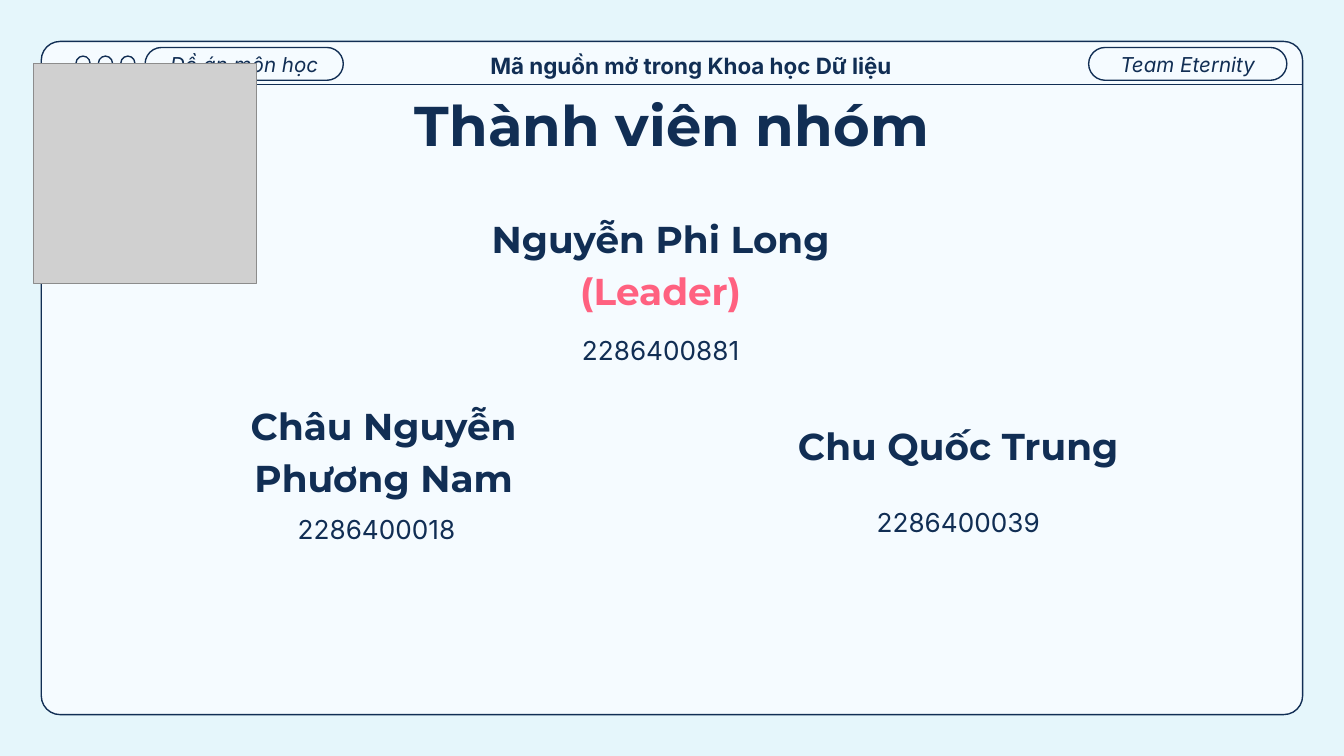
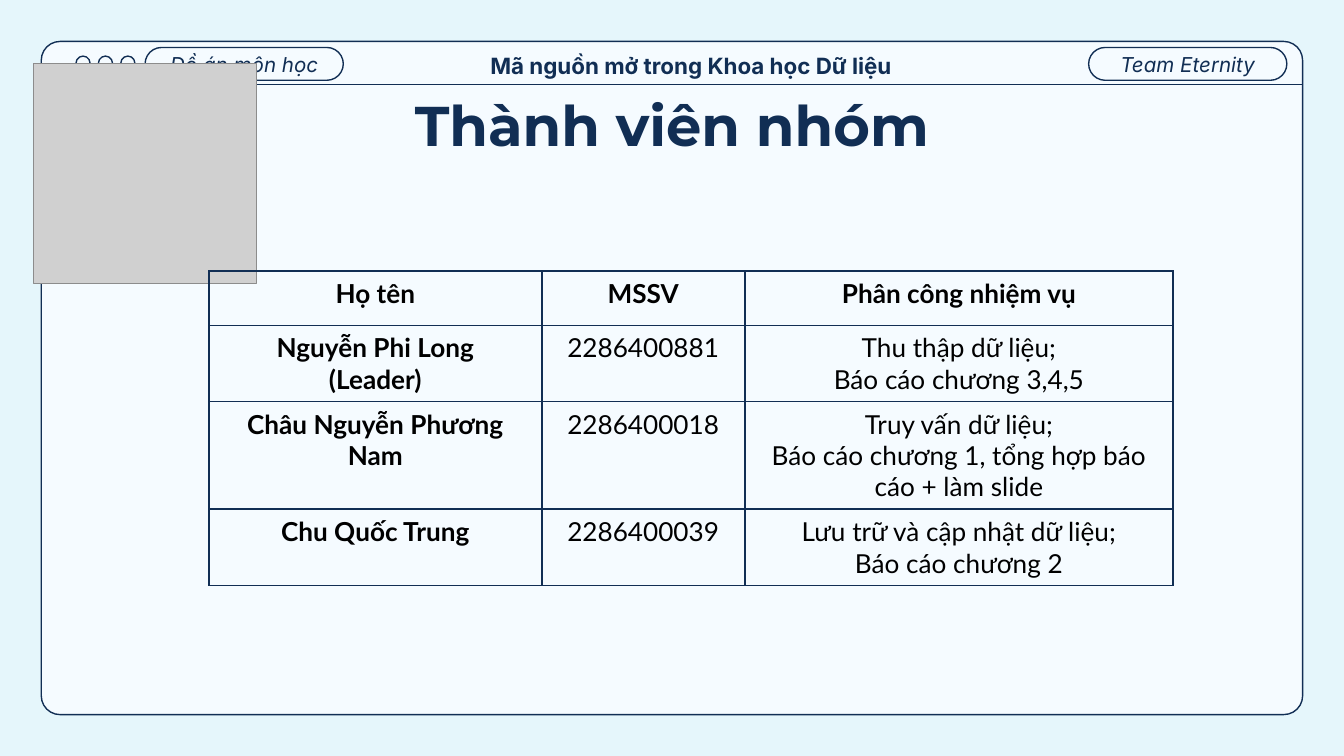
Before and after one commit to longnguyen3774/osds-eternity, a slide deck: slide 2 of Slide_File báo cáo đồ án/Đồ án môn học OSDS.pptx. Drawn at 1344x756 pixels with LibreOffice and Linux fonts; fonts in the diff are those of the drawing; grey boxes stand for pictures. Boxes give left, top, right and bottom in pixels: in the first picture for what was removed or moved away, otherwise in the second. Text is boxed around its words. In the diff, an @@ line names an element or a change of style, - is before the commit and + after.

Commit message:
Updated slide ppt

```diff
--- a/Slide_File báo cáo đồ án/Đồ án môn học OSDS.pptx
+++ b/Slide_File báo cáo đồ án/Đồ án môn học OSDS.pptx
@@ subtitle removed at [492,220,830,312] @@
-Nguyễn Phi Long (Leader)
@@ table added at [208,270,1173,585], 4 rows, 3 columns @@
+Họ tên | MSSV | Phân công nhiệm vụ
+Nguyễn Phi Long (Leader) | 2286400881 | Thu thập dữ liệu; Báo cáo chương 3,4,5
+Châu Nguyễn Phương Nam | 2286400018 | Truy vấn dữ liệu; Báo cáo chương 1, tổng hợp báo cáo + làm slide
+Chu Quốc Trung | 2286400039 | Lưu trữ và cập nhật dữ liệu; / Báo cáo chương 2
@@ subtitle removed at [582,340,739,361] @@
-2286400881
@@ subtitle removed at [251,407,516,500] @@
-Châu Nguyễn Phương Nam
@@ subtitle removed at [798,429,1119,468] @@
-Chu Quốc Trung
@@ subtitle removed at [298,519,456,540] @@
-2286400018
@@ subtitle removed at [877,512,1040,533] @@
-2286400039
```
Also in this commit, not shown: 3 other files.
